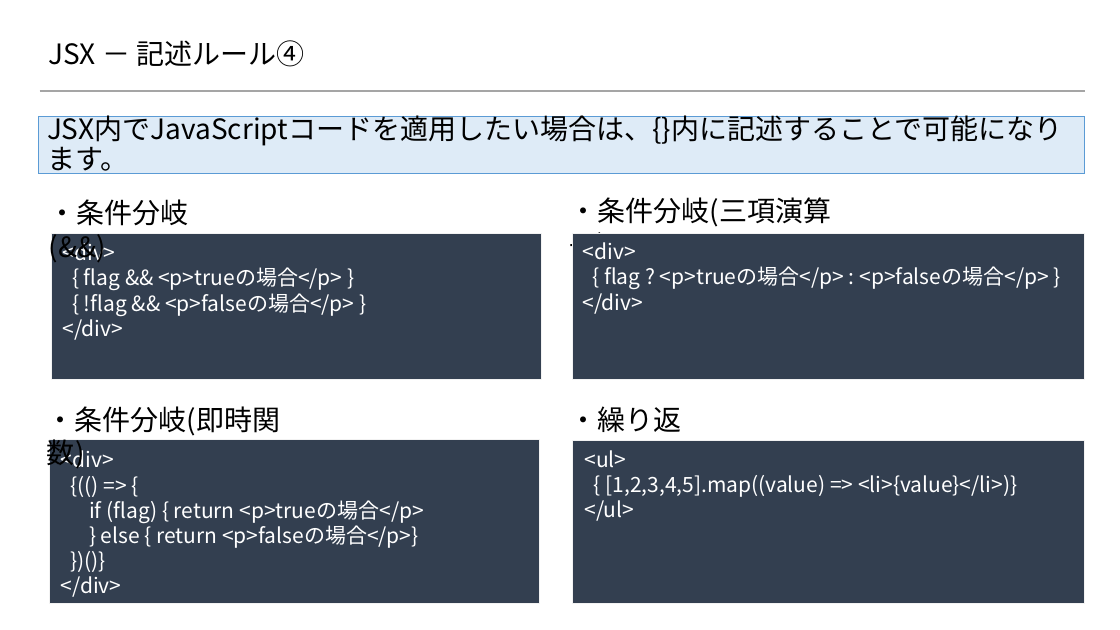
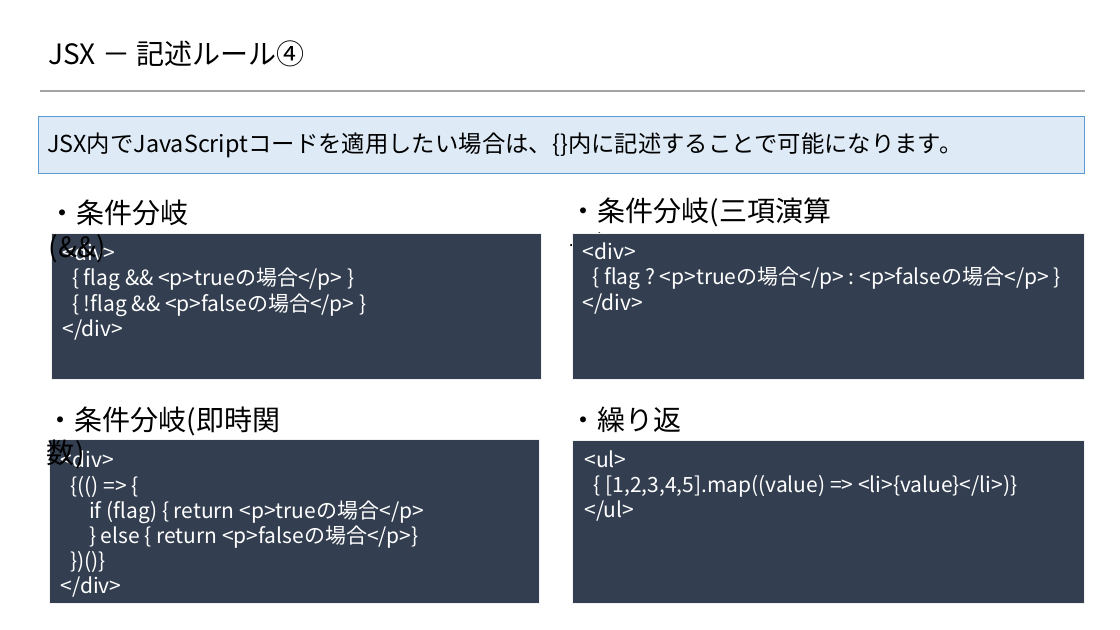
Before and after one commit to 2018SYSTEMI34/diary, a slide deck: slide 5 of doc/02_SlideShare/01.ネタ/２_Reactの基礎/2-1_Reactの基礎知識 ～JSX編～.pptx. Drawn at 1120x630 pixels with LibreOffice and Linux fonts; fonts in the diff are those of the drawing; background and template pictures are left out. Boxes give left, top, right and bottom in pixels: in the first picture for what was removed or moved away, otherwise in the second. Text is boxed around its words. In the diff, an @@ line names an element or a change of style, - is before the commit and + after.

```diff
--- a/doc/02_SlideShare/01.ネタ/２_Reactの基礎/2-1_Reactの基礎知識 ～JSX編～.pptx
+++ b/doc/02_SlideShare/01.ネタ/２_Reactの基礎/2-1_Reactの基礎知識 ～JSX編～.pptx
@@ rectangle "JSX内でJavaScriptコードを適用したい場合は、{}内に記述することで可能になります。" at (x1=39, y1=117, x2=1084, y2=174): size 24 to 20 pt @@
```
Also in this commit, not shown: 5 other slides changed, 2 other files.
